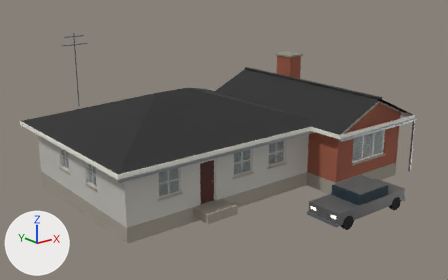
The glTF model assets/models/small_buildings/ranch_c.glb: old version first, new version second.
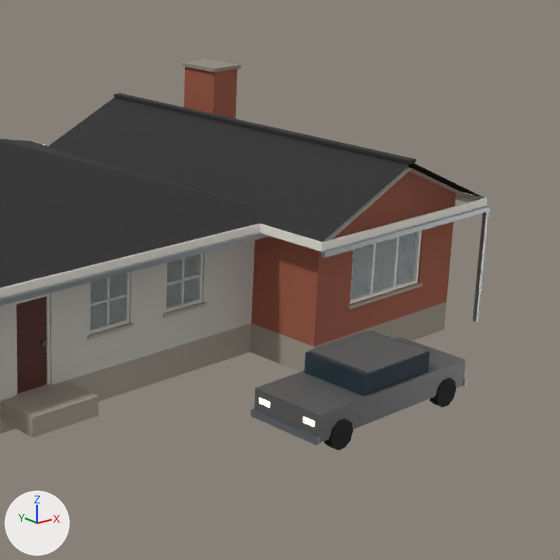
Each version is shown whole from a camera (50 mm lens) standing at (-20.4, -26.0, 12.0) and looking at (-1.7, -2.7, 2.6), then close up on the part from 43% to 100% of the width and 9% to 100% of the height. Arrows for +X, +Y and +Z are at lower left; the lights stay in place. The first two pictures are the older version. Objects named as collision shapes, trigger or cutter boxes, shadow casters or lower levels of detail are left out. Vertices at exactly the same position are counted once.

Script lines for the objects in view, before the commit:
```python
me_ranch_c_leaf0 = bpy.data.meshes.new('ranch_c_LEAF0')
me_ranch_c_leaf0.from_pydata(...)  # a box spanning x 0.0..0.81, y -0.03..0.03, z 0.0..2.03, material slot 0; a box spanning x 0.18..0.63, y -0.01..0.01, z 1.35..1.88, material slot 1; a box spanning x 0.67..0.73, y -0.09..-0.01, z 0.95..1.05, material slot 2
me_ranch_c_leaf0.materials.append(mat_door)
me_ranch_c_leaf0.materials.append(mat_glass)
me_ranch_c_leaf0.materials.append(mat_metal)
me_ranch_c_lod0 = bpy.data.meshes.new('ranch_c_LOD0')
me_ranch_c_lod0.from_pydata(...)  # 2367 vertices, 4406 faces; spans x -9.2..8.1, y -9.9..5.6, z -0.3..7.9
me_ranch_c_lod0.materials.append(mat_brick)
me_ranch_c_lod0.materials.append(mat_concrete)
me_ranch_c_lod0.materials.append(mat_floorwood)
me_ranch_c_lod0.materials.append(mat_glass)
me_ranch_c_lod0.materials.append(mat_glassdark)
me_ranch_c_lod0.materials.append(mat_lamp)
me_ranch_c_lod0.materials.append(mat_metal)
me_ranch_c_lod0.materials.append(mat_paint)
me_ranch_c_lod0.materials.append(mat_plaster)
me_ranch_c_lod0.materials.append(mat_rubber)
me_ranch_c_lod0.materials.append(mat_shingle)
me_ranch_c_lod0.materials.append(mat_siding)
me_ranch_c_lod0.materials.append(mat_soffit)
me_ranch_c_lod0.materials.append(mat_trim)
ob_leaf0 = bpy.data.objects.new('LEAF0', me_ranch_c_leaf0)
ob_leaf0.location = (-4.53, -4.39, 0.45)
ob_lod0 = bpy.data.objects.new('LOD0', me_ranch_c_lod0)
ob_lod0.location = (0.0, 0.0, 0.0)
```
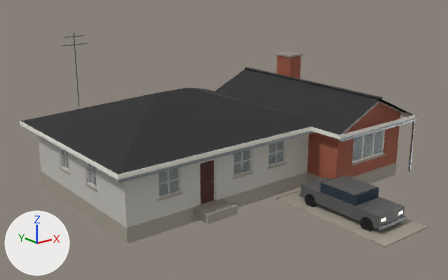
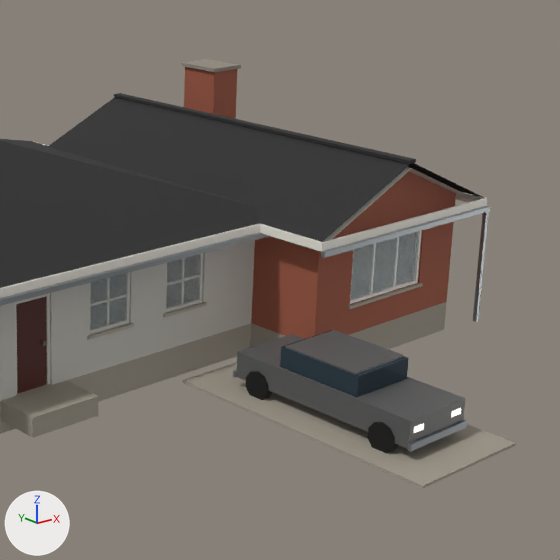
The edits, one by one:
me_ranch_c_lod0 is used by ob_lod0; location (0.0, 0.0, 0.0).
me_ranch_c_lod0 had 2367 vertices, 4406 faces and spanned x -9.2..8.1, y -9.9..5.6, z -0.3..7.9.
me_ranch_c_lod0 now has 2375 vertices, 4418 faces and spans x -9.2..8.1, y -12.0..5.6, z -0.3..7.9.
me_ranch_c_lod0 part 1: a new loose piece, a box spanning x -0.6..2.4, y -12.0..-5.4, z 0.0..0.06, in mat_concrete.
me_ranch_c_lod0 part 2: a new loose piece, a box spanning x 0.1..1.7, y -9.75..-7.65, z 0.92..1.38, in mat_glassdark.
me_ranch_c_lod0 part 3: a new loose piece, a box spanning x 0.15..0.45, y -11.16..-11.15, z 0.62..0.75, in mat_lamp.
me_ranch_c_lod0 part 4: a new loose piece, a box spanning x 1.35..1.65, y -11.16..-11.15, z 0.62..0.75, in mat_lamp.
me_ranch_c_lod0 part 5: a new loose piece, a box spanning x 0.0..1.8, y -11.23..-11.15, z 0.3..0.45, in mat_metal.
me_ranch_c_lod0 part 6: a new loose piece, a box spanning x 0.02..1.78, y -11.15..-6.45, z 0.32..0.92, in mat_paint.
me_ranch_c_lod0 part 7: a new loose piece, a box spanning x 0.12..1.68, y -9.65..-7.75, z 1.38..1.42, in mat_paint.
me_ranch_c_lod0 part 8: a new loose piece, a 10-sided cylinder along x spanning x -0.03..0.19, y -10.81..-10.19, z 0.0..0.66, in mat_rubber.
me_ranch_c_lod0 part 9: a new loose piece, a 10-sided cylinder along x spanning x -0.03..0.19, y -7.41..-6.79, z 0.0..0.66, in mat_rubber.
me_ranch_c_lod0 part 10: 11 loose pieces with 136 vertices, spanning x -1.2..3.6, y -9.9..-8.1, z 0.0..1.4, are deleted.
Other edits to the shape of me_ranch_c_lod0 do not show in these pictures.

Where the change shows, as pixel boxes (x1, y1, x2, y2) in the close-ups (560 x 560 px):
'LOD0', reshaped
    before: (0, 59, 491, 450)
    after: (0, 59, 516, 489)
part 1 of me_ranch_c_lod0, added
    after: (183, 362, 516, 489)
part 2 of me_ranch_c_lod0, added (blue)
    after: (280, 330, 408, 397)
part 3 of me_ranch_c_lod0, added
    after: (414, 423, 424, 433)
part 4 of me_ranch_c_lod0, added
    after: (451, 408, 461, 418)
part 5 of me_ranch_c_lod0, added
    after: (408, 420, 467, 451)
part 6 of me_ranch_c_lod0, added
    after: (236, 334, 465, 449)
part 7 of me_ranch_c_lod0, added
    after: (285, 330, 404, 374)
part 8 of me_ranch_c_lod0, added
    after: (367, 422, 399, 454)
part 9 of me_ranch_c_lod0, added
    after: (246, 371, 273, 400)
part 10 of me_ranch_c_lod0, deleted
    before: (251, 330, 467, 450)
